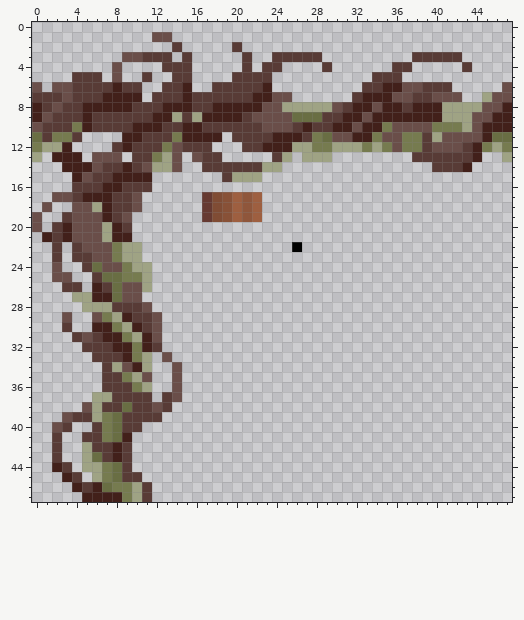
One commit to this pixel-art sprite: Assets/Art/Terrain/HilfeBridge.png. This is how it looked before the edit.
The file is 480x480 pixels, drawn in blocks of 10x10; one block is one cell here.
Once edited:
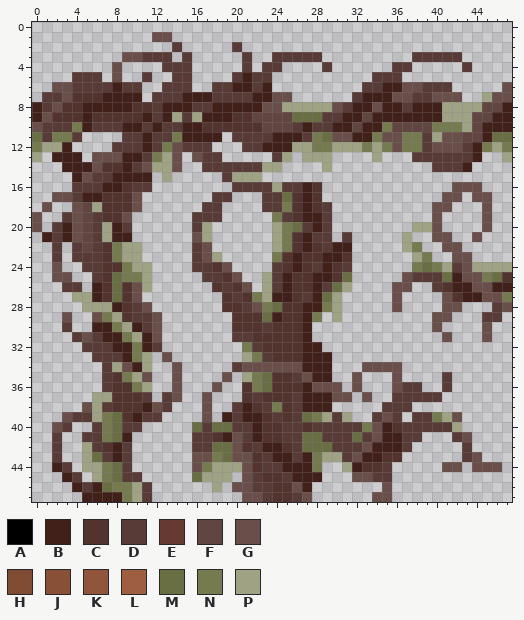
Palette (. is transparent): A #000000  B #42201a  C #52332d  D #583b36  E #663931  F #614540  G #6a4e49  H #804c34  J #885137  K #8f563b  L #9e5f40  M #696e43  N #767b4f  P #9fa384
The author wrote: Finish up root bridge tiles
Diff:
y 5: x 21 D -> B
y 6: x 0 G -> .; x 15 B -> D; x 20..21 DD -> BB
y 7: x 0 D -> .; x 4..6 DDD -> CCC; x 16..17 DD -> BB
y 8: x 3..4 DD -> CC; x 10..11 DD -> CC; x 45..46 GG -> FF
y 9: x 2..4 DDD -> CCC; x 6..12 DDDDDDB -> CCCCCBD; x 20..25 BDGGGG -> CCFFFF; x 33 G -> F; x 44..45 GG -> FF
y 10: x 9 D -> B; x 11 B -> D; x 17..25 DDDDDDGGG -> CCCCCCFFF; x 32 G -> F; x 36..39 GGGG -> FFFF; x 44 G -> F
y 11: x 9..11 BBD -> DDB; x 43..44 GG -> FF
y 12: x 9 B -> D; x 11 D -> B
y 13: x 9..10 .D -> BB; x 34 . -> P
y 14: x 7..8 DD -> CC; x 29 . -> P
y 15: x 13 . -> P
y 16: x 9 D -> C; x 20..28 ......... -> DDDDPDDBC; x 42..44 ... -> GGG
y 17: x 7..9 BDD -> CCC; x 17..28 EHJLKL...... -> .DD...DDMCBC; x 41..42 .. -> GG; x 44..45 .. -> GG
y 18: x 5 G -> F; x 7..9 BDD -> CCC; x 17..29 EHJLKL....... -> DD....DDNCBCD; x 40..41 .. -> GG; x 45 . -> G
y 19: x 5..8 GGBD -> FDCC; x 16..22 .EHJLKL -> DDD....; x 24..29 ...... -> NDCBBD; x 40 . -> G; x 45 . -> G
y 20: x 5..6 GG -> FD; x 16..17 .. -> DP; x 24..29 ...... -> PNMDBD; x 38..40 ... -> PPG; x 45 . -> G
y 21: x 5..6 GG -> FD; x 16..17 .. -> GP; x 24..29 ...... -> PNCBDD; x 31 . -> D; x 37 . -> P; x 40..41 .. -> GG; x 44 . -> G
y 22: x 5..7 GGG -> FDC; x 16..17 .. -> DG; x 24..31 ..A..... -> PNCBCDBB; x 37..38 .. -> PN; x 41..42 .. -> GG
y 23: x 6..7 GG -> DC; x 16..18 ... -> DGP; x 24..31 ........ -> NCBCCBBC; x 38..39 .. -> PN; x 42..43 .. -> GG
y 24: x 6..8 MGG -> DCC; x 16..19 .... -> DDCG; x 24..31 ........ -> DCBCDBCD; x 38..47 .......... -> NMNPDGPPPP
y 25: x 7 M -> C; x 17..20 .... -> DDCG; x 23..31 ......... -> PDBCCBBCM; x 37..47 ........... -> GDDDMBGGNMC
y 26: x 7 D -> C; x 9 G -> C; x 18..21 .... -> CDCG; x 23..31 ......... -> PDBCCBDMP; x 36..37 .. -> GG; x 40..47 ........ -> DCBBGGBB
y 27: x 7 B -> C; x 9 G -> C; x 19..30 ............ -> CDCNPBBCDBMP; x 36 . -> G; x 41..47 ....... -> GCBBGGN
y 28: x 8..9 DD -> BC; x 19..30 ............ -> CCDGNMCCBBNP; x 36 . -> G; x 41..42 .. -> GG; x 46..47 .. -> DG
y 29: x 9 B -> C; x 20..28 ......... -> CCCMBCCBN; x 30 . -> P; x 40..41 .. -> GG; x 45..46 .. -> DD
y 30: x 20..27 ........ -> CCCDCCCB; x 40 . -> G; x 45 . -> G
y 31: x 20..27 ........ -> DDCCCCCB; x 41 . -> G; x 45 . -> G
y 32: x 21..28 ........ -> NDCCCCBB
y 33: x 21..29 ......... -> PNDCCCBBB
y 34: x 20..29 .......... -> DGGGGGGBBB; x 33..36 .... -> GGGG
y 35: x 8 D -> C; x 19 . -> G; x 21..29 ......... -> PNMCCDGBB; x 32 . -> G; x 36 . -> G; x 41 . -> D
y 36: x 8..9 DD -> CC; x 18 . -> G; x 21..30 .......... -> CNMCCCBGGG; x 32 . -> G; x 36..38 ... -> GDD; x 41 . -> D
y 37: x 8..10 DDD -> CCC; x 17 . -> G; x 21..31 ........... -> CDCCCDBBBGG; x 33 . -> G; x 36..40 ..... -> DDDDD
y 38: x 8..11 DMDD -> CCCB; x 17 . -> G; x 20..29 .......... -> DBCDNCDBBB; x 35..37 ... -> DDD
y 39: x 9..10 DD -> CB; x 17 . -> G; x 19..31 ............. -> BDBBCDCDMNPDP; x 34..36 ... -> DGD; x 38..42 ..... -> DDNPG
y 40: x 16..42 ........................... -> MDMMDDBCCDDCDDDDDNGBCDDDDDP
y 41: x 16..38 ....................... -> DDCBGDBCCDDMMDDDMDGBBDD; x 42..43 .. -> DG
y 42: x 7 D -> C; x 16..37 ...................... -> DDMMGCDBBCDMMMDDDGBBBD; x 43 . -> D
y 43: x 16..36 ..................... -> GGNMGGCDBBDBNPPDGBBCC; x 43..44 .. -> DG
y 44: x 16..28 ............. -> GNPPPGCDDBBBN; x 31..35 ..... -> PBCCD; x 41..42 .. -> GG; x 44..46 ... -> GGG
y 45: x 16..19 .... -> MPPP; x 21..28 ........ -> GDCCDBBB; x 32..35 .... -> GGDD
y 46: x 18 . -> P; x 20..27 ........ -> GGDDCCGB; x 35 . -> G
y 47: x 21..27 ....... -> GGDCCDG; x 34..35 .. -> GG
